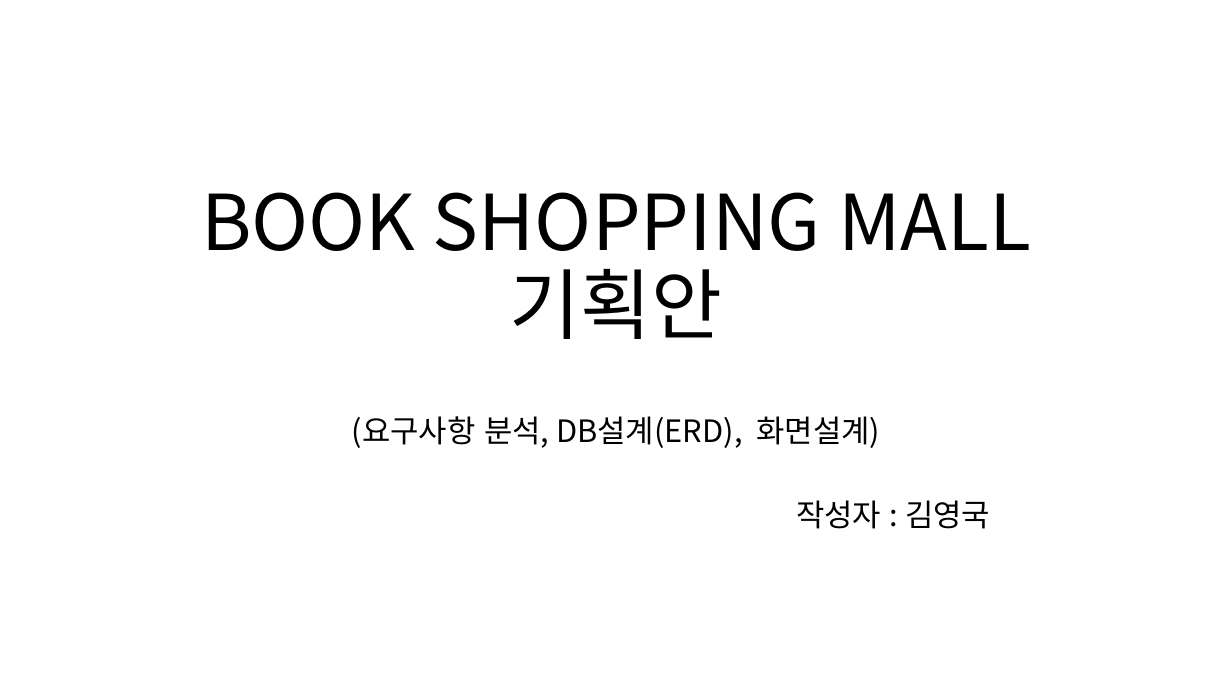
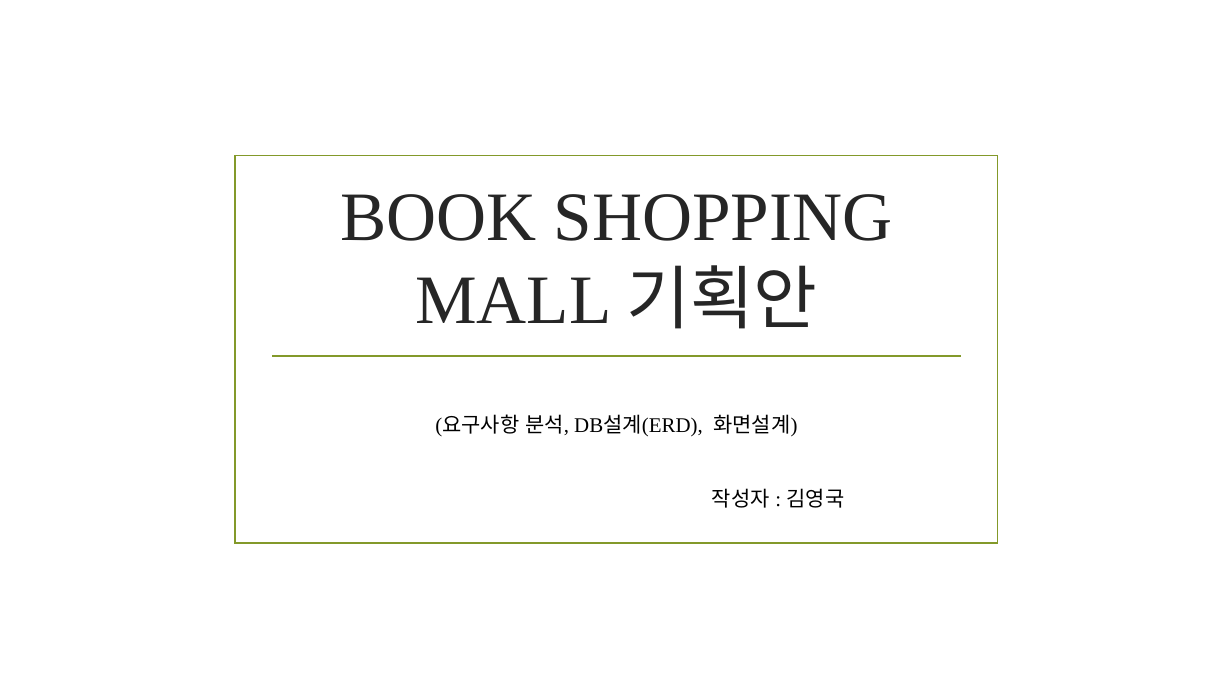
Before and after one commit to himediaai/YoungGuk, a slide deck: slide 1 of BOOK SHOPPING MALL 기획안.pptx. Drawn at 1232x693 pixels with LibreOffice and Linux fonts; fonts in the diff are those of the drawing; background and template pictures are left out. Boxes give left, top, right and bottom in pixels: in the first picture for what was removed or moved away, otherwise in the second. Text is boxed around its words. In the diff, an @@ line names an element or a change of style, - is before the commit and + after.

```diff
--- a/BOOK SHOPPING MALL 기획안.pptx
+++ b/BOOK SHOPPING MALL 기획안.pptx
@@ rectangle added at (236,156,998,543), outline #83992A 1.25 pt @@
@@ title "BOOK SHOPPING MALL 기획안": place and size @@
-title "BOOK SHOPPING MALL 기획안" at (201,192,1031,339)
+title "BOOK SHOPPING MALL 기획안" at (340,194,893,329)
@@ title "BOOK SHOPPING MALL 기획안" at (340,194,893,329): size 60 to 54 pt, font Noto Sans CJK KR to Times New Roman, text colour #000000 to #262626; line spacing 0.9 to 1 @@
@@ line added from (272, 356) to (961, 356), #83992A 1.25 pt @@
@@ subtitle "(요구사항 분석, DB설계(ERD), 화면설계)": place and size @@
-subtitle "(요구사항 분석, DB설계(ERD), 화면설계)" at (352,416,990,529)
+subtitle "(요구사항 분석, DB설계(ERD), 화면설계)" at (435,414,845,508)
@@ subtitle "(요구사항 분석, DB설계(ERD), 화면설계)" at (435,414,845,508): size 24 to 16.3 pt, font Noto Sans CJK KR to Times New Roman; line spacing 0.8 to 1 @@
```
Also in this commit, not shown: 3 other slides changed, 1 slide added.
